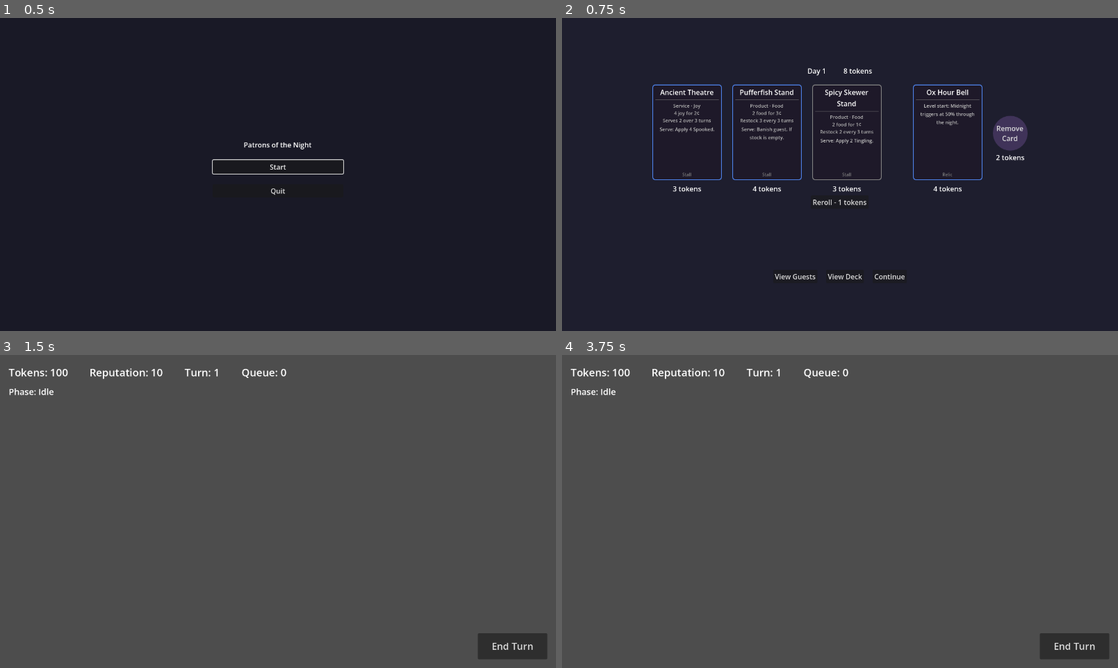
Above: before the commit, frames 1-4 (two rows, left to right).
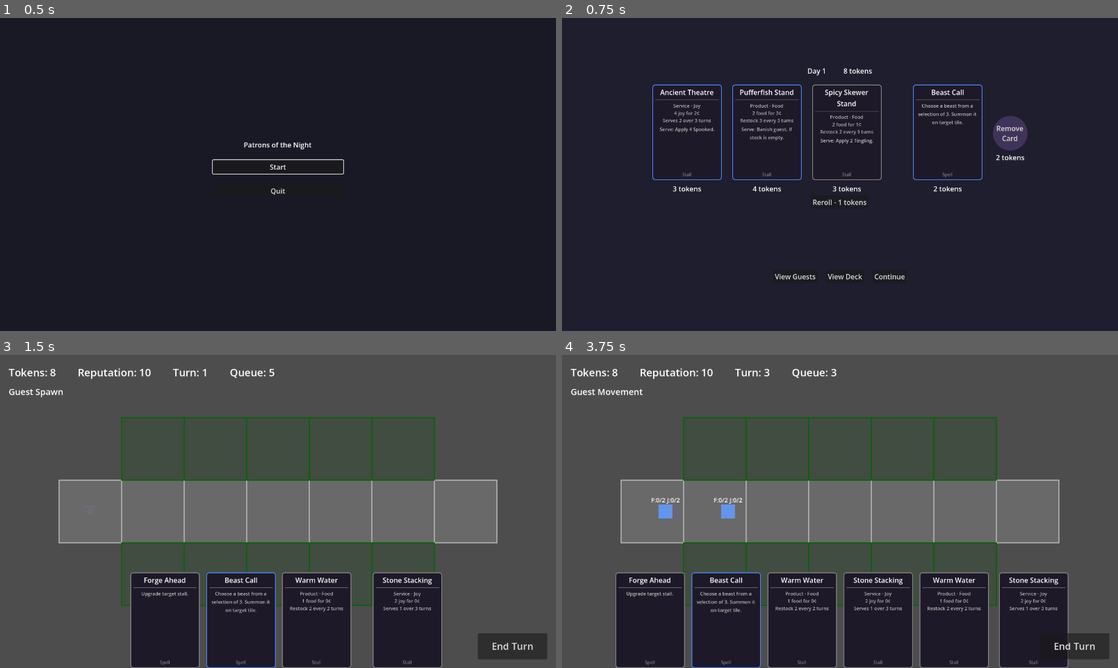
Above: after the commit, the same moments.

Repository: pernjie/tofu3
Game: Godot game, scene res://src/ui/screens/start/start_screen.tscn
The game is run twice, just before and just after one commit, with the same random seed, the same clock (stepped at 60 frames per second) and the same inputs.
Inputs (mouse positions are in pixels of both pictures, inside the frame that each line leads up to):
- Up to frame 1 (0.5 s): no input
- Up to frame 2 (0.75 s): click "Start" at 0.5 s
- Up to frame 3 (1.5 s): click "Continue" at 1.25 s
- Up to frame 4 (3.75 s): click "End Turn" at 2 s; tap Enter at 2.75 s; move the mouse to (962, 495) at 2.77 s; hold Up 2.78-3.5 s; hold R 2.78-3.5 s; click (962, 495) at 2.92 s; tap Space (ui_select) at 3.02, 3.5 s; drag from (728, 527) to (812, 574) at 3.52 s

Frame 1 is identical in both runs. In frame 2, 0.3% of the frame differs, in the area x 64-75%, y 22-56%; in frame 3, 32%; in frame 4, 39%, in the area x 1-92%, y 4-100%.
Error before the commit: Parse Error: Identifier "_reset_hold_time" not declared in the current scope. (res://src/game/game.gd:214)

Commit message:
Minor changes

Diff:
--- a/data/enhancements/healthy.json
+++ b/data/enhancements/healthy.json
@@ -6,7 +6,7 @@
   "shopable": true,
   "hero_id": "",
   "applicable_to": {
-    "operation_models": []
+    "operation_models": ["product"]
   },
   "stat_modifiers": [
     { "stat": "cost_to_guest", "operation": "add", "value": 1 }
--- a/data/guests/ninja.json
+++ b/data/guests/ninja.json
@@ -8,10 +8,10 @@
   "is_core_guest": true,
   "base_stats": {
     "needs": {
-      "food": 3,
-      "joy": 3
+      "food": 2,
+      "joy": 2
     },
-    "money": 7,
+    "money": 4,
     "movement_speed": 2
   },
   "skills": [],
--- a/data/levels/level_3.json
+++ b/data/levels/level_3.json
@@ -10,7 +10,7 @@
     {
       "id": "ninja_raid",
       "weight": 2,
-      "guests": ["ninja", "ninja", "ninja", "ninja", "hungry_ghost", "playful_spirit"]
+      "guests": ["ninja", "ninja", "hungry_ghost", "playful_spirit", "hungry_ghost", "playful_spirit"]
     },
     {
       "id": "samurai_raid",
--- a/src/game/game.gd
+++ b/src/game/game.gd
@@ -46,6 +46,7 @@
 	EventBus.guest_banished.connect(_on_guest_banished)
 	EventBus.stall_restocked.connect(_on_stall_restocked)
 	EventBus.guest_served.connect(_on_guest_served)
+	EventBus.beast_interacted.connect(_on_beast_interacted)
 	EventBus.debug_show_guest.connect(_on_debug_show_guest)
 	EventBus.debug_show_stall.connect(_on_debug_show_stall)
 	EventBus.debug_show_relic.connect(_on_debug_show_relic)
@@ -209,17 +210,6 @@
 	hand_display.refresh_all_dimming(deck_system.get_playable_types())
 
 
-func _process(delta: float) -> void:
-	if Input.is_key_pressed(KEY_R):
-		_reset_hold_time += delta
-		if _reset_hold_time >= RESET_HOLD_DURATION:
-			_reset_hold_time = 0.0
-			var hero_id: String = GameManager.current_run.hero.id if GameManager.current_run else "angry_bull"
-			LevelFlowManager.start_new_run(hero_id)
-	else:
-		_reset_hold_time = 0.0
-
-
 func _input(event: InputEvent) -> void:
 	# Backtick toggles debug console
 	if OS.is_debug_build() and event is InputEventKey and event.pressed and not event.echo:
@@ -417,7 +407,13 @@
 	var prompt = tr(request.get("prompt", "DISCOVER_DEFAULT_PROMPT"))
 	var options: Array[Dictionary] = []
 	for opt in request.get("options", []):
-		options.append(opt)
+		var resolved_opt: Dictionary = opt.duplicate()
+		var data = opt.get("data")
+		if data is String:
+			var guest_def = ContentRegistry.get_definition("guests", data)
+			if guest_def:
+				resolved_opt["data"] = guest_def
+		options.append(resolved_opt)
 	overlay.setup(prompt, options)
 
 	# Wait for player selection
@@ -506,7 +502,13 @@
 	var prompt = tr(request.get("prompt", "DISCOVER_BEAST_PROMPT"))
 	var options: Array[Dictionary] = []
 	for opt in request.get("options", []):
-		options.append(opt)
+		var resolved_opt: Dictionary = opt.duplicate()
+		var data = opt.get("data")
+		if data is String:
+			var guest_def = ContentRegistry.get_definition("guests", data)
+			if guest_def:
+				resolved_opt["data"] = guest_def
+		options.append(resolved_opt)
 	overlay.setup(prompt, options)
 
 	# Wait for player selection
@@ -715,6 +717,17 @@
 	print("Guest %s exited %s" % [guest.definition.id, stall.definition.id])
 
 
+func _on_beast_interacted(beast: GuestInstance, guest: GuestInstance) -> void:
+	# Refresh beast visual (interact need count changed)
+	var beast_entity = board_visual.get_guest_entity(beast)
+	if beast_entity:
+		beast_entity.refresh()
+	# Refresh guest visual (interaction effects may have changed state)
+	var guest_entity = board_visual.get_guest_entity(guest)
+	if guest_entity:
+		guest_entity.refresh()
+
+
 func _on_guest_served(guest: GuestInstance, stall: StallInstance) -> void:
 	# Refresh guest visual after being served
 	var guest_entity = board_visual.get_guest_entity(guest)
--- a/src/systems/shop_system.gd
+++ b/src/systems/shop_system.gd
@@ -19,7 +19,9 @@
 
 var _hero_id: String
 var _stall_pool: Array[CardDefinition]
-var _other_pool: Array  # CardDefinition + EnhancementDefinition (mixed for weighted random)
+var _spell_pool: Array[CardDefinition]
+var _relic_pool: Array[CardDefinition]
+var _shopable_enhancements: Array[EnhancementDefinition]
 var _enhancement_defs: Array[EnhancementDefinition]  # Full list for pre-enhanced rolls
 var _reroll_count: int = 0
 var _offerings: Array  # ShopOffering per slot, null = empty
@@ -190,7 +192,9 @@
 
 func _build_pool(hero_id: String) -> void:
 	_stall_pool = []
-	_other_pool = []
+	_spell_pool = []
+	_relic_pool = []
+	_shopable_enhancements = []
 	_enhancement_defs = []
 	for type in ["stalls", "spells", "relics"]:
 		for def in ContentRegistry.get_all_of_type(type):
@@ -198,10 +202,10 @@
 				continue
 			if def.hero_id == hero_id or def.hero_id == "":
 				var card_def := def as CardDefinition
-				if card_def.card_type == "stall":
-					_stall_pool.append(card_def)
-				else:
-					_other_pool.append(card_def)
+				match card_def.card_type:
+					"stall": _stall_pool.append(card_def)
+					"spell": _spell_pool.append(card_def)
+					"relic": _relic_pool.append(card_def)
 
 	for def in ContentRegistry.get_all_of_type("enhancements"):
 		var enh_def := def as EnhancementDefinition
@@ -209,7 +213,7 @@
 			continue
 		_enhancement_defs.append(enh_def)
 		if enh_def.shopable:
-			_other_pool.append(enh_def)
+			_shopable_enhancements.append(enh_def)
 
 
 func _generate_offerings() -> void:
@@ -217,8 +221,9 @@
 	_pending_slot = -1
 	_offerings = []
 
-	# Pick stall offerings
+	# Pick stall offerings (guaranteed at least 1 food + 1 joy)
 	var stall_defs: Array = WeightedRandom.select_multiple(_stall_pool, NUM_STALL_OFFERINGS, RARITY_WEIGHTS)
+	stall_defs = _ensure_need_coverage(stall_defs)
 	for def in stall_defs:
 		var card := CardInstance.new(def)
 		card.location = CardInstance.Location.SHOP
@@ -229,15 +234,23 @@
 	while _offerings.size() < NUM_STALL_OFFERINGS:
 		_offerings.append(null)
 
-	# Pick extra offering from mixed pool (spells, relics, enhancements)
-	if not _other_pool.is_empty():
-		var selected: Array = WeightedRandom.select_multiple(_other_pool, 1, RARITY_WEIGHTS)
-		if not selected.is_empty():
-			var def = selected[0]
-			if def is EnhancementDefinition:
-				_offerings.append(ShopOffering.from_enhancement(def))
+	# Pick extra offering: choose type first (equal weight), then item by rarity
+	var extra_pools: Array = []
+	if not _spell_pool.is_empty():
+		extra_pools.append(_spell_pool)
+	if not _relic_pool.is_empty():
+		extra_pools.append(_relic_pool)
+	if not _shopable_enhancements.is_empty():
+		extra_pools.append(_shopable_enhancements)
+
+	if not extra_pools.is_empty():
+		var chosen_pool: Array = extra_pools[randi() % extra_pools.size()]
+		var selected = WeightedRandom.select_by_rarity(chosen_pool, RARITY_WEIGHTS)
+		if selected:
+			if selected is EnhancementDefinition:
+				_offerings.append(ShopOffering.from_enhancement(selected))
 			else:
-				var card := CardInstance.new(def)
+				var card := CardInstance.new(selected)
 				card.location = CardInstance.Location.SHOP
 				card.price_offset = PRICE_OFFSETS.pick_random()
 				_offerings.append(ShopOffering.from_card(card, card.price_offset))
@@ -261,3 +274,56 @@
 
 	if not compatible.is_empty():
 		card.apply_enhancement(compatible.pick_random())
+
+
+func _ensure_need_coverage(selected: Array) -> Array:
+	if _covers_need(selected, "food") and _covers_need(selected, "joy"):
+		return selected
+
+	var result := selected.duplicate()
+	var used := {}
+	for def in result:
+		used[def] = true
+
+	for needed_type in ["food", "joy"]:
+		if _covers_need(result, needed_type):
+			continue
+
+		# Find a replacement that covers the missing need type
+		var candidates := _stall_pool.filter(func(d: CardDefinition) -> bool:
+			if used.has(d):
+				return false
+			var st := d as StallDefinition
+			return st.need_type == needed_type or st.need_type == "any"
+		)
+		if candidates.is_empty():
+			continue
+
+		var replacement = WeightedRandom.select_by_rarity(candidates, RARITY_WEIGHTS)
+		if not replacement:
+			continue
+
+		# Swap out a stall that doesn't serve the OTHER required type
+		var other_type := "joy" if needed_type == "food" else "food"
+		var swap_idx := -1
+		for i in result.size():
+			var st := result[i] as StallDefinition
+			if st.need_type != other_type and st.need_type != "any":
+				swap_idx = i
+				break
+		if swap_idx < 0:
+			swap_idx = result.size() - 1
+
+		used.erase(result[swap_idx])
+		result[swap_idx] = replacement
+		used[replacement] = true
+
+	return result
+
+
+func _covers_need(defs: Array, need: String) -> bool:
+	for def in defs:
+		var st := def as StallDefinition
+		if st.need_type == need or st.need_type == "any":
+			return true
+	return false
--- a/src/ui/overlays/discover_overlay.gd
+++ b/src/ui/overlays/discover_overlay.gd
@@ -1,8 +1,7 @@
 extends Control
 
 ## Reusable discover overlay — presents N options and lets the player pick one.
-## Generic: receives display data, returns the selected option's opaque "data" field.
-## When option data is a CardInstance, uses CardDisplay for consistent card rendering.
+## Supports CardInstance (card display) and GuestDefinition (unit display) options.
 
 signal option_selected(data: Variant)
 
@@ -14,8 +13,7 @@
 
 func setup(prompt: String, options: Array[Dictionary]) -> void:
 	## Configure the overlay with a prompt and options.
-	## Each option dict: { "title": String, "description": String, "data": Variant }
-	## When data is a CardInstance, renders using CardDisplay instead of manual panel.
+	## Each option dict must have "data" as a CardInstance or GuestDefinition.
 	if prompt_label:
 		prompt_label.text = prompt
 
@@ -26,70 +24,9 @@
 		elif option.get("data") is GuestDefinition:
 			panel = _create_unit_option(option)
 		else:
-			panel = _create_option_button(option)
+			push_warning("DiscoverOverlay: unsupported option data type — skipping")
+			continue
 		options_container.add_child(panel)
-
-
-func _resolve_text(key: String) -> String:
-	if key.is_empty():
-		return ""
-	var translated := tr(key)
-	return translated if translated != key else key
-
-
-func _create_option_button(option: Dictionary) -> PanelContainer:
-	## Create a clickable option card with visible styling.
-	var panel = PanelContainer.new()
-	panel.custom_minimum_size = Vector2(200, 280)
-
-	# Style the panel as a visible card
-	var style = StyleBoxFlat.new()
-	style.bg_color = Color(0.15, 0.12, 0.2)
-	style.border_color = Color(0.6, 0.5, 0.8)
-	style.set_border_width_all(2)
-	style.set_corner_radius_all(8)
-	style.set_content_margin_all(16)
-	panel.add_theme_stylebox_override("panel", style)
-
-	var vbox = VBoxContainer.new()
-	vbox.add_theme_constant_override("separation", 12)
-
-	var title = Label.new()
-	title.text = _resolve_text(option.get("title", "???"))
-	title.horizontal_alignment = HORIZONTAL_ALIGNMENT_CENTER
-	title.add_theme_font_size_override("font_size", 20)
-	title.add_theme_color_override("font_color", Color.WHITE)
-	vbox.add_child(title)
-
-	var separator = HSeparator.new()
-	vbox.add_child(separator)
-
-	var desc = Label.new()
-	desc.text = _resolve_text(option.get("description", ""))
-	desc.horizontal_alignment = HORIZONTAL_ALIGNMENT_CENTER
-	desc.autowrap_mode = TextServer.AUTOWRAP_WORD
-	desc.custom_minimum_size.x = 180
-	desc.add_theme_color_override("font_color", Color(0.8, 0.8, 0.85))
-	vbox.add_child(desc)
-
-	panel.add_child(vbox)
-
-	# Hover style
-	var hover_style = style.duplicate()
-	hover_style.border_color = Color(0.9, 0.8, 1.0)
-	hover_style.bg_color = Color(0.22, 0.18, 0.3)
-
-	# Make clickable
-	panel.gui_input.connect(func(event: InputEvent):
-		if event is InputEventMouseButton and event.button_index == MOUSE_BUTTON_LEFT and event.pressed:
-			option_selected.emit(option.get("data"))
-	)
-
-	# Hover feedback
-	panel.mouse_entered.connect(func(): panel.add_theme_stylebox_override("panel", hover_style))
-	panel.mouse_exited.connect(func(): panel.add_theme_stylebox_override("panel", style))
-
-	return panel
 
 
 func _create_unit_option(option: Dictionary) -> Control:
